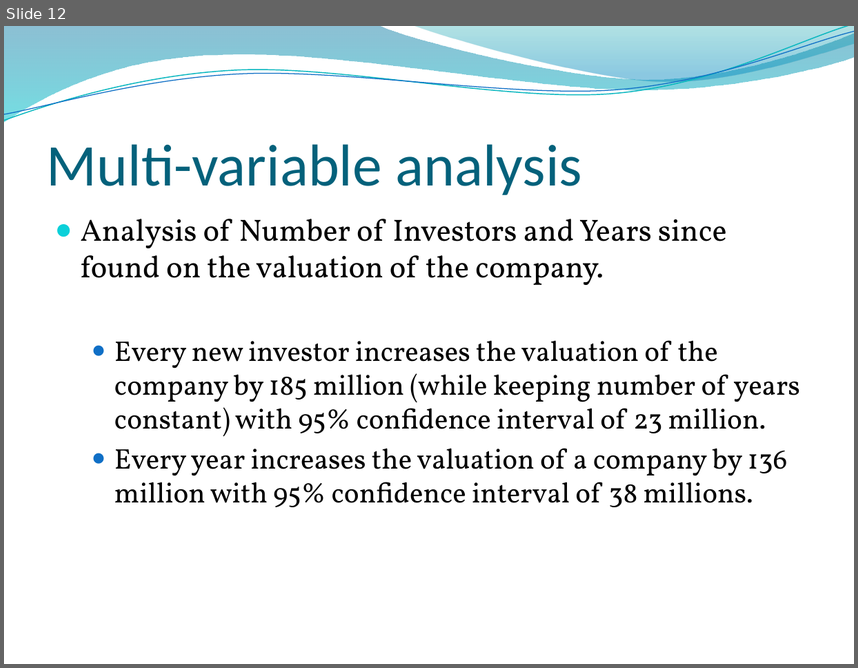
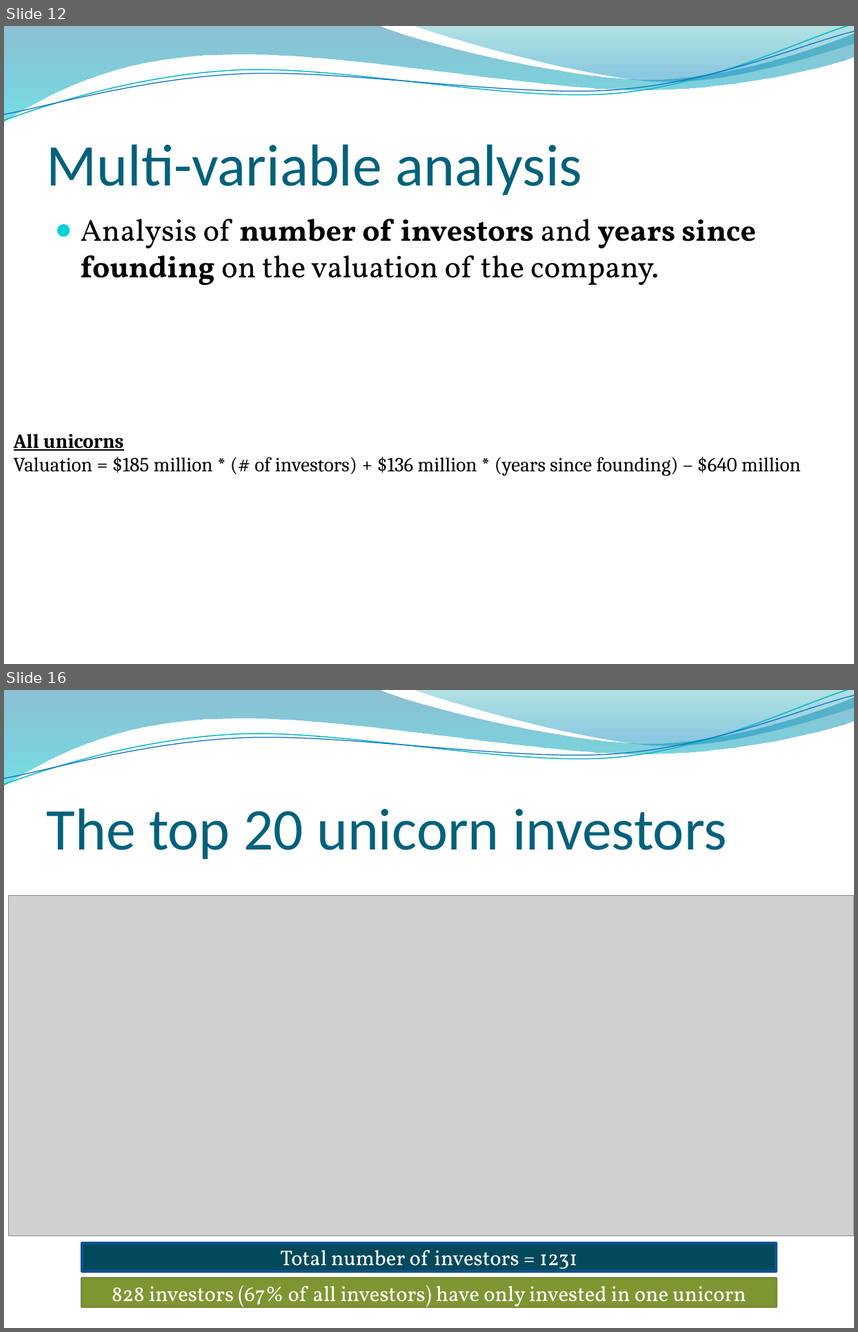
Before and after one commit to MonikaSinghGit/UnicornCompaniesFeatureAnalysis, a slide deck: Unicorn Companies Feature Analysis.pptx. Shown one above the other, each under a label of ours: slide 12 before the commit, slides 12 and 16 after it; the slides between them are not shown. The pictures are 858x668 and 858x1332 pixels, drawn with LibreOffice and Linux fonts; fonts in the diff are those of the drawing; grey boxes stand for pictures; background and template pictures are left out. Boxes give left, top, right and bottom in pixels: in the first picture for what was removed or moved away, otherwise in the second. Text is boxed around its words. In the diff, an @@ line names an element or a change of style, - is before the commit and + after.

```diff
--- a/Unicorn Companies Feature Analysis.pptx
+++ b/Unicorn Companies Feature Analysis.pptx
@@ slide 16 added at box(4, 690, 854, 1328), background picture (left out); not listed: 4 template elements that a slide beside it also shows @@
@@ title added at box(47, 808, 727, 859), 50 pt, text #04617B @@
+The top 20 unicorn investors
@@ picture added at box(9, 896, 854, 1236) @@
@@ rectangle added at box(82, 1243, 777, 1270), fill #03495C, outline #0B5292 2 pt, 18 pt, text #FFFFFF @@
+Total number of investors = 1231
@@ rectangle added at box(82, 1279, 777, 1306), fill #7E9632, outline #7A9036 2 pt, 18 pt, text #FFFFFF @@
+828 investors (67% of all investors) have only invested in one unicorn
@@ slide 12 changed as well @@
@@ text at box(81, 219, 756, 285): text changed; size 24 to 26 pt @@
-● Analysis of Number of Investors and Years since found on the valuation of the company.
-  ● Every new investor increases the valuation of the company by 185 million (while keeping number of years constant) with 95% confidence interval of 23 million.
-  ● Every year increases the valuation of a company by 136 million with 95% confidence interval of 38 millions.
+● Analysis of number of investors and years since founding on the valuation of the company.
@@ text added at box(14, 433, 801, 476), 17 pt, text #000000 @@
+  All unicorns
+  Valuation = $185 million * (# of investors) + $136 million * (years since founding) – $640 million
```
Also in this commit, not shown: 10 other slides changed, 9 other slides added, 1 slide removed, 2 other files.
